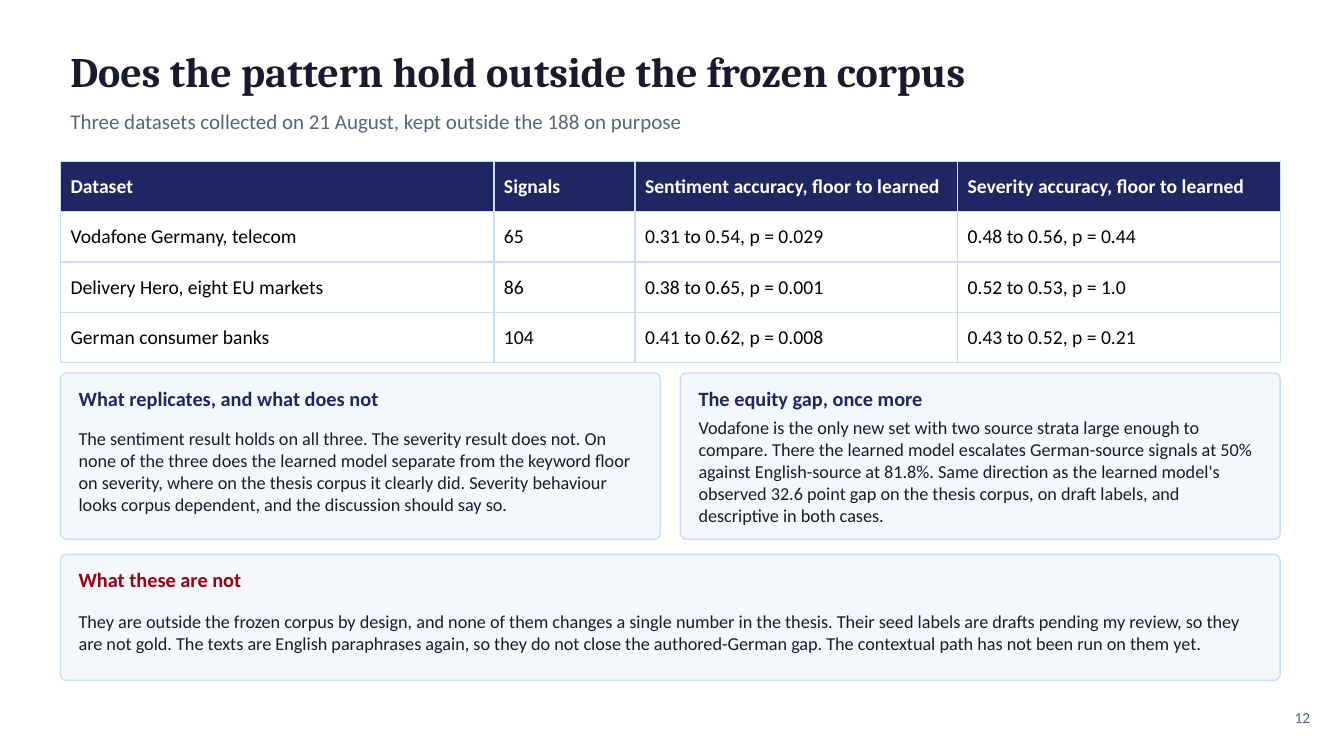
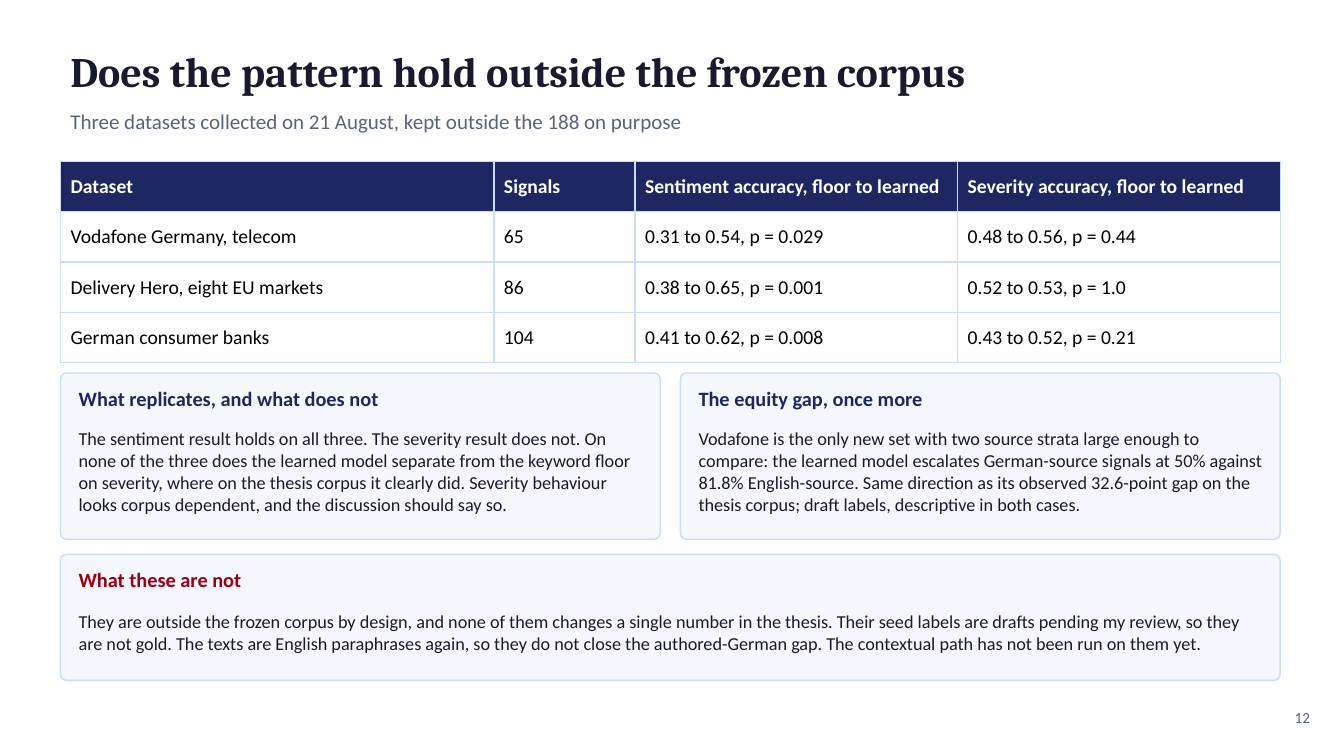
Before and after one commit to fogu13/CLARA, a slide deck: slide 12 of thesis/defense/defense_deck.pptx. Drawn at 1344x756 pixels with LibreOffice and Linux fonts; fonts in the diff are those of the drawing. Boxes give left, top, right and bottom in pixels: in the first picture for what was removed or moved away, otherwise in the second. Text is boxed around its words. In the diff, an @@ line names an element or a change of style, - is before the commit and + after.

```diff
--- a/thesis/defense/defense_deck.pptx
+++ b/thesis/defense/defense_deck.pptx
@@ text at (699,432,1262,514): text changed @@
-Vodafone is the only new set with two source strata large enough to compare. There the learned model escalates German-source signals at 50% against English-source at 81.8%. Same direction as the learned model's observed 32.6 point gap on the thesis corpus, on draft labels, and descriptive in both cases.
+Vodafone is the only new set with two source strata large enough to compare: the learned model escalates German-source signals at 50% against 81.8% English-source. Same direction as its observed 32.6-point gap on the thesis corpus; draft labels, descriptive in both cases.
```
Also in this commit, not shown: 7 other slides changed, 1 other file.
